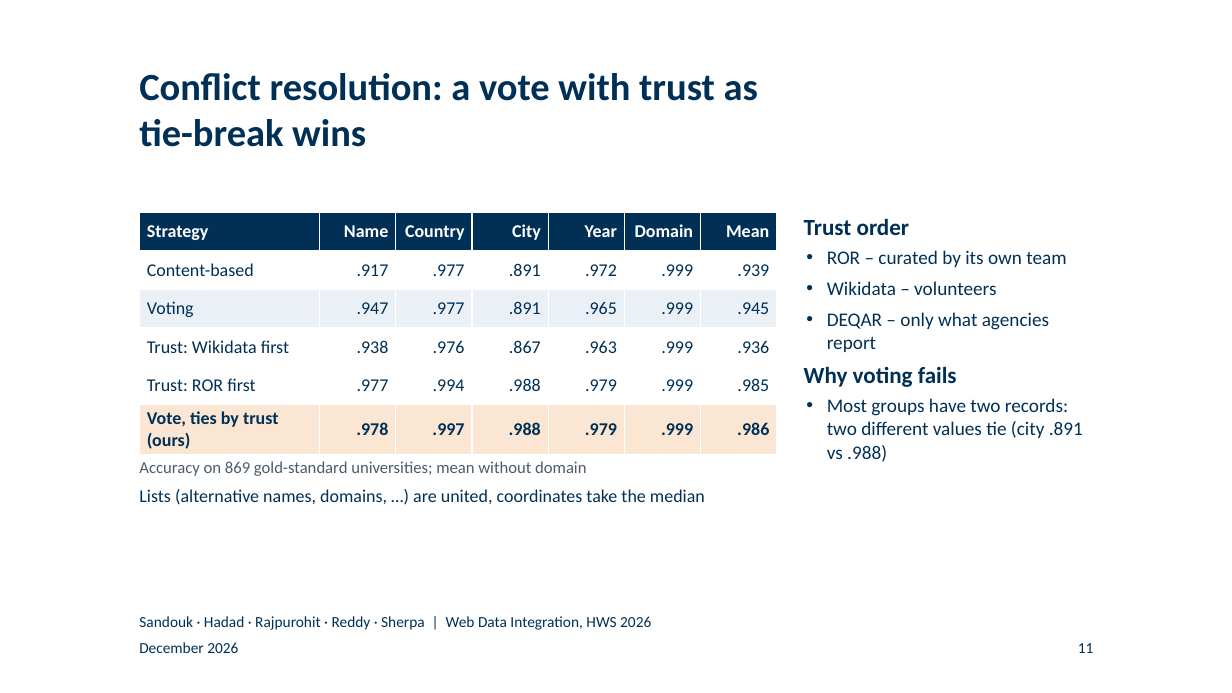
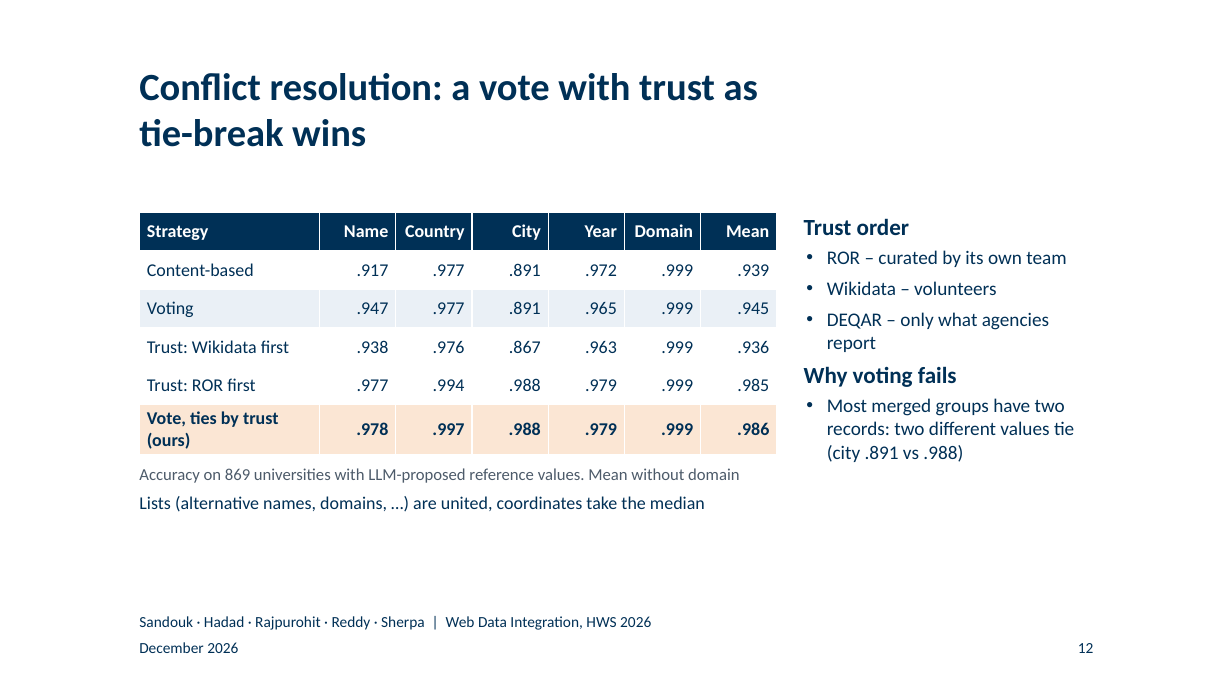
Before and after one commit to BlackSamuron0305/Web-Data-Integration-Project-HWS2026, a slide deck: slide 12 of submission/final-presentation/final_presentation.pptx (slide 11 before the commit). Drawn at 1232x693 pixels with LibreOffice and Linux fonts; fonts in the diff are those of the drawing; background and template pictures are left out. Boxes give left, top, right and bottom in pixels: in the first picture for what was removed or moved away, otherwise in the second. Text is boxed around its words. In the diff, an @@ line names an element or a change of style, - is before the commit and + after.

```diff
--- a/submission/final-presentation/final_presentation.pptx
+++ b/submission/final-presentation/final_presentation.pptx
@@ text at [827, 398, 1074, 462]: text changed @@
-• Most groups have two records: two different values tie (city .891 vs .988)
+• Most merged groups have two records: two different values tie (city .891 vs .988)
@@ text at [139, 468, 739, 483]: text changed @@
-Accuracy on 869 gold-standard universities; mean without domain
+Accuracy on 869 universities with LLM-proposed reference values. Mean without domain
@@ text "Accuracy on 869 universities with ...": place and size @@
-text "Accuracy on 869 universities with ..." at [139, 461, 705, 505]
+text "Accuracy on 869 universities with ..." at [139, 468, 739, 512]
@@ page number at [1078, 643, 1094, 653]: text changed @@
-11
+12
```
Also in this commit, not shown: 15 other slides changed, 1 slide added, 16 other files.
